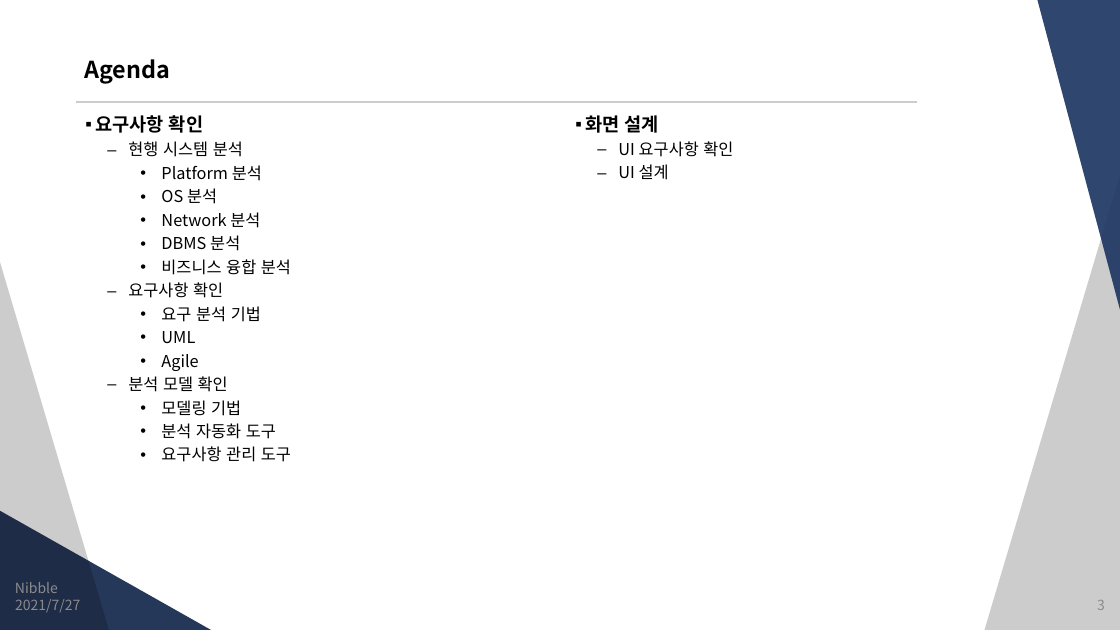
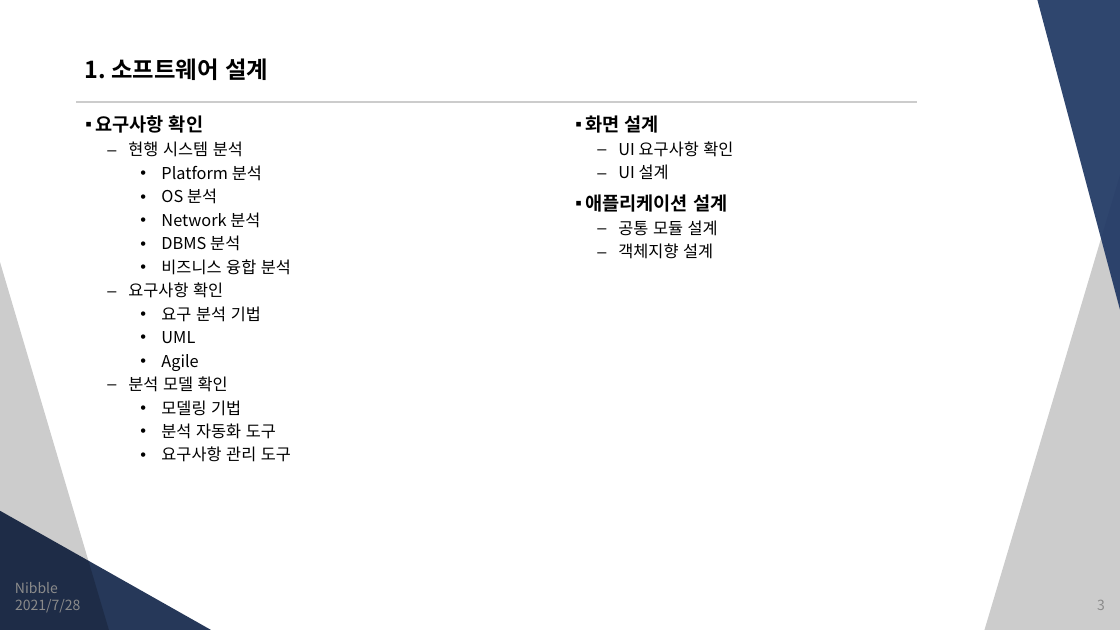
Before and after one commit to JungSangHyeon/2021-TIL, a slide deck: slide 3 of 정보처리기사/정보처리기사.pptx. Drawn at 1120x630 pixels with LibreOffice and Linux fonts; fonts in the diff are those of the drawing. Boxes give left, top, right and bottom in pixels: in the first picture for what was removed or moved away, otherwise in the second. Text is boxed around its words. In the diff, an @@ line names an element or a change of style, - is before the commit and + after.

```diff
--- a/정보처리기사/정보처리기사.pptx
+++ b/정보처리기사/정보처리기사.pptx
@@ title at <box>85,58,268,80</box>: text changed @@
-Agenda
+1. 소프트웨어 설계
@@ text at <box>585,194,727,259</box>: paragraphs added @@
+▪ 애플리케이션 설계
+  – 공통 모듈 설계
+  – 객체지향 설계
@@ text at <box>15,599,80,613</box>: text changed @@
-2021/7/27
+2021/7/28
```
Also in this commit, not shown: 24 other slides changed, 8 slides added.
